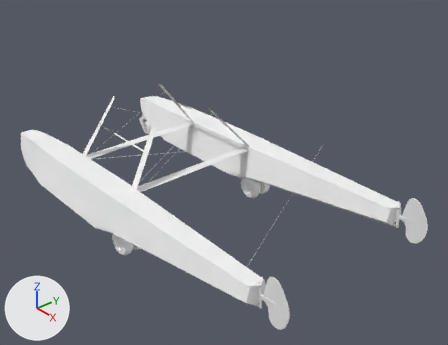
An edit to the Blender file Models/c172p-pontoon.blend, drawn before and after from the same camera.
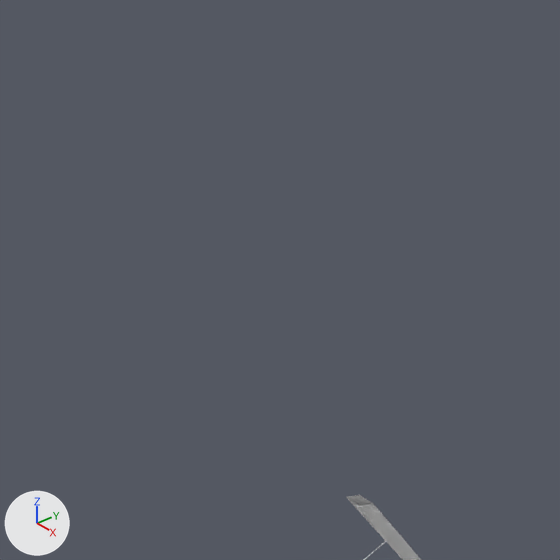
The first picture shows the older version from a 50 mm camera at (7.07, -4.65, 2.68) aimed at (1.36, 0.18, -1.36). The close-ups show both versions on the part from 22% to 43% of the width and 0% to 27% of the height of that picture; other places that the commit changed are outside them. The lights are fixed; the arrows at lower left show +X, +Y and +Z.

In view in the first close-up: 'FloatStruts'.
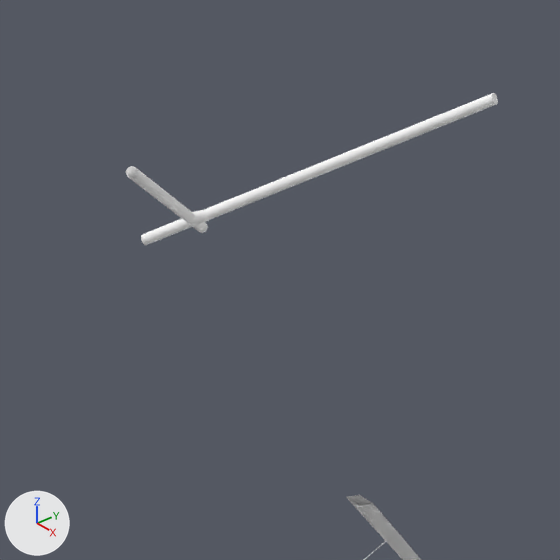
What changed in the scene script:
```text
Add mat_defaultwhite_001:
    mat_defaultwhite_001 = diffuse_material('DefaultWhite.001')
    mat_defaultwhite_001.base_color = (1.0, 1.0, 1.0)  # white #ffffff
Add me_cylinder_012:
    me_cylinder_012.from_pydata(...)  # 64 vertices, 34 faces; spans x -2.47..9.68, y -5.73..3.22, z -1.0..1.0
    me_cylinder_012.materials.append(mat_defaultwhite_001)  # its picture is missing
Add me_cylinder_007:
    me_cylinder_007.from_pydata(...)  # 64 vertices, 34 faces; spans x -2.19..9.27, y -3.31..5.88, z -1.0..1.02
    me_cylinder_007.polygons.foreach_set('use_smooth', [True] * 34)
    me_cylinder_007.materials.append(mat_defaultwhite_001)  # its picture is missing
Add me_cylinder_015:
    me_cylinder_015.from_pydata(...)  # a 32-sided cylinder along z spanning x -1.0..1.0, y -1.0..1.0, z -1.0..1.0
    me_cylinder_015.materials.append(mat_defaultwhite_001)  # its picture is missing
Add ob_floatreinforceright:
    ob_floatreinforceright = bpy.data.objects.new('FloatReinforceRight', me_cylinder_012)
    ob_floatreinforceright.location = (-0.253, 0.232, 0.317)
    ob_floatreinforceright.rotation_euler = (-0.938, 1.002, -0.465)  # degrees (-54, 57, -27)
    ob_floatreinforceright.scale = (0.0137, 0.0137, 0.47)
Add ob_floatreinforceleft:
    ob_floatreinforceleft = bpy.data.objects.new('FloatReinforceLeft', me_cylinder_007)
    ob_floatreinforceleft.location = (-0.258, -0.23, 0.317)
    ob_floatreinforceleft.rotation_euler = (0.884, 1.036, 0.402)  # degrees (51, 59, 23)
    ob_floatreinforceleft.scale = (0.0137, 0.0137, 0.47)
Add ob_floatreinforcejoin:
    ob_floatreinforcejoin = bpy.data.objects.new('FloatReinforceJoin', me_cylinder_015)
    ob_floatreinforcejoin.location = (-0.434, -0.002, 0.163)
    ob_floatreinforcejoin.rotation_euler = (-1.592, 0.499, -0.0187)  # degrees (-91, 29, -1.1)
    ob_floatreinforcejoin.scale = (0.014, 0.014, 0.0244)
```

Boxes (x1, y1, x2, y2) around the edits, measured in the close-ups (560 x 560 px):
'FloatReinforceRight', added
    after: (141, 93, 498, 245)
'FloatReinforceLeft', added
    after: (126, 166, 208, 233)
'FloatReinforceJoin', added
    after: (191, 210, 210, 224)
